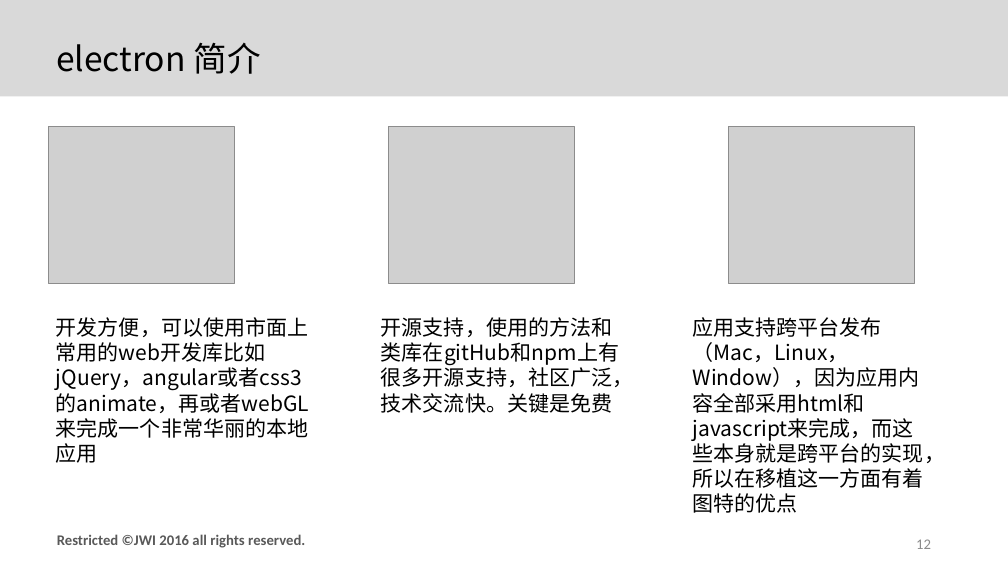
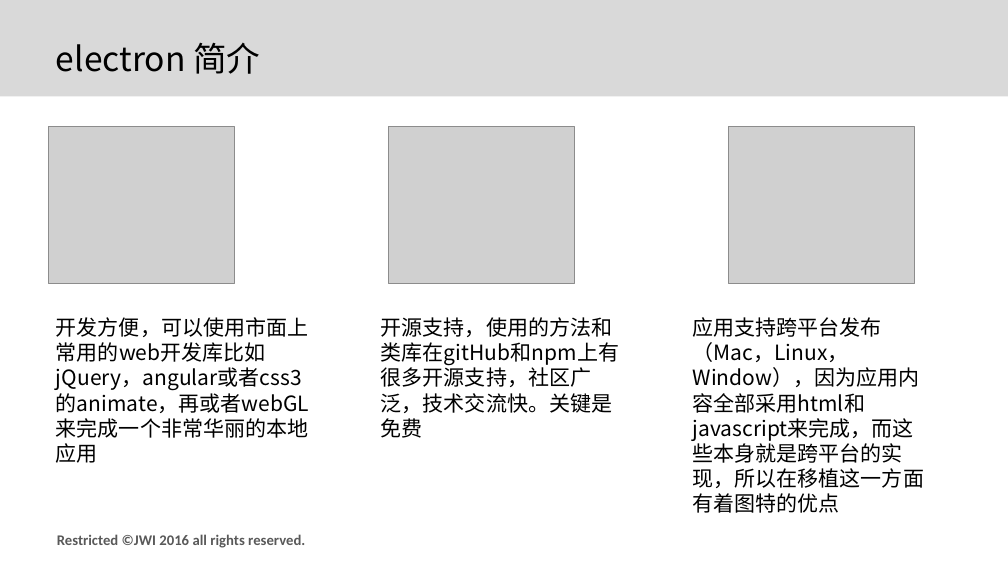
Before and after one commit to afterloe/node.js, a slide deck: slide 12 of 第一天/第一天.pptx. Drawn at 1008x567 pixels with LibreOffice and Linux fonts; fonts in the diff are those of the drawing; grey boxes stand for pictures; background and template pictures are left out. Boxes give left, top, right and bottom in pixels: in the first picture for what was removed or moved away, otherwise in the second. Text is boxed around its words. In the diff, an @@ line names an element or a change of style, - is before the commit and + after.

```diff
--- a/第一天/第一天.pptx
+++ b/第一天/第一天.pptx
@@ text "开源支持，使用的方法和类库在gitHub和npm上有很多开源支持，社区广泛，技术交流快。关键是免费" rewrapped from <box>381,317,633,413</box> to <box>381,317,619,438</box> @@
@@ text "应用支持跨平台发布（Mac，Linux，Window），因为应用内容全部采用html和javascript来完成，而这些 ..." rewrapped from <box>693,317,945,513</box> to <box>693,317,924,513</box> @@
@@ page number removed at <box>916,539,931,549</box> @@
-12
```
Also in this commit, not shown: 15 other slides changed, 10 other files.
